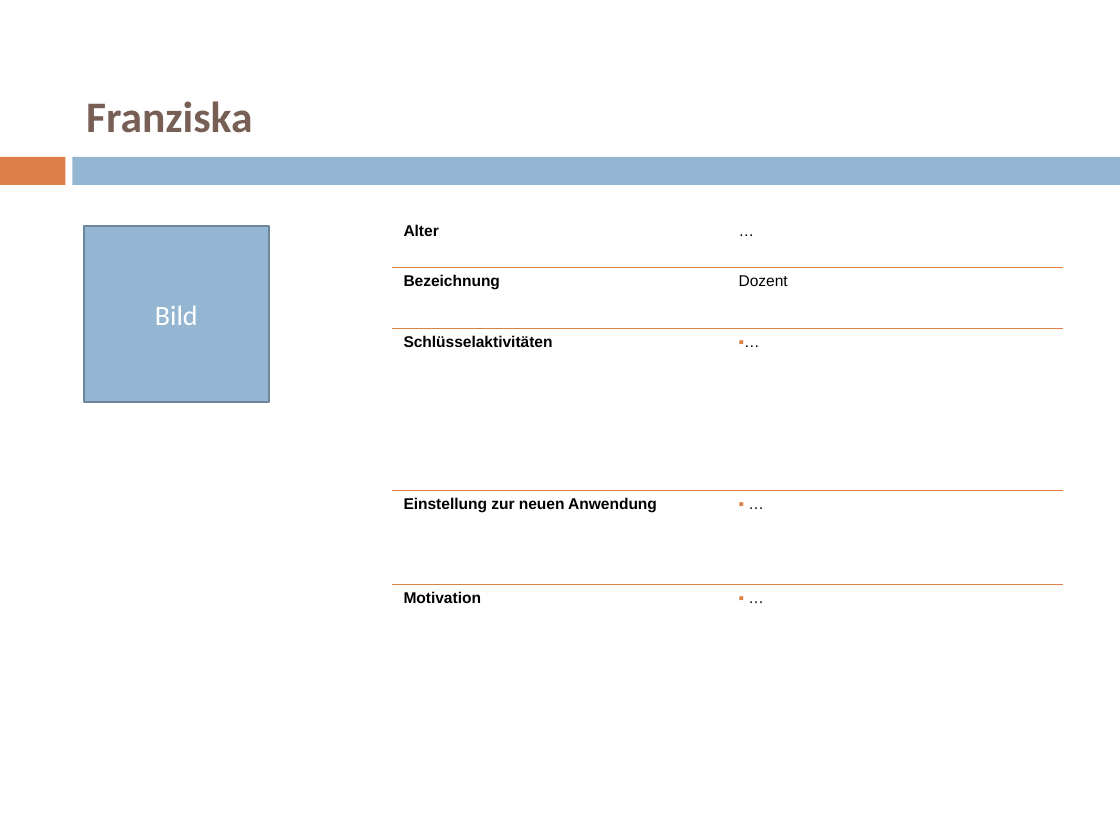
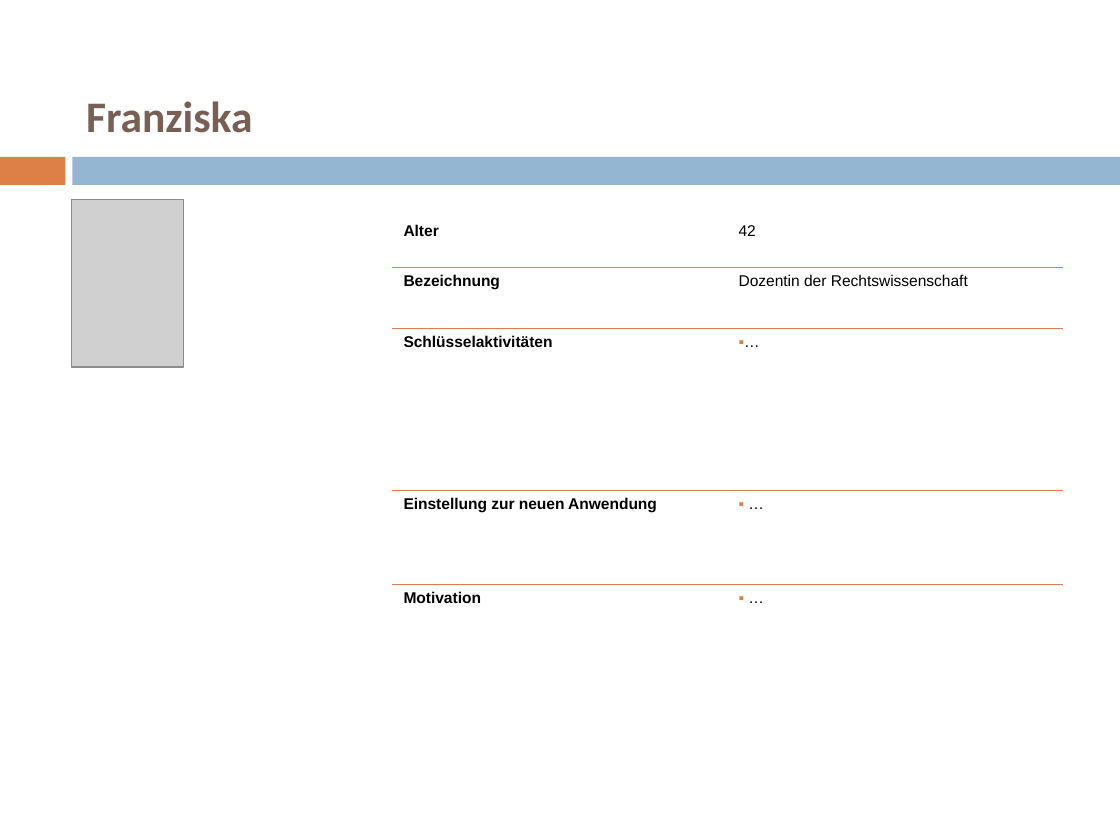
Before and after one commit to pinkdroyd/redesign-ur-rz, a slide deck: slide 15 of Personas und Szenarien/Personas_Redsign_RZ.pptx. Drawn at 1120x840 pixels with LibreOffice and Linux fonts; fonts in the diff are those of the drawing; grey boxes stand for pictures. Boxes give left, top, right and bottom in pixels: in the first picture for what was removed or moved away, otherwise in the second. Text is boxed around its words. In the diff, an @@ line names an element or a change of style, - is before the commit and + after.

```diff
--- a/Personas und Szenarien/Personas_Redsign_RZ.pptx
+++ b/Personas und Szenarien/Personas_Redsign_RZ.pptx
@@ picture added at [72, 199, 184, 367] @@
@@ rectangle removed at [84, 226, 269, 402] @@
-Bild
@@ table at [392, 217, 1062, 700] @@
-row 1, column 2: …
+row 1, column 2: 42
-row 2, column 2: Dozent
+row 2, column 2: Dozentin der Rechtswissenschaft
```
Also in this commit, not shown: 9 other slides changed.
